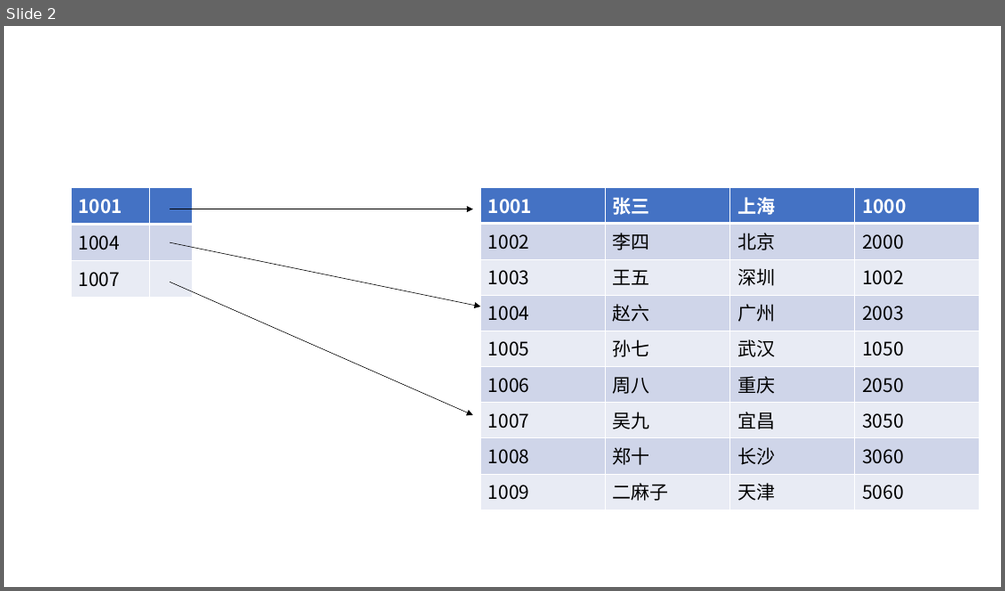
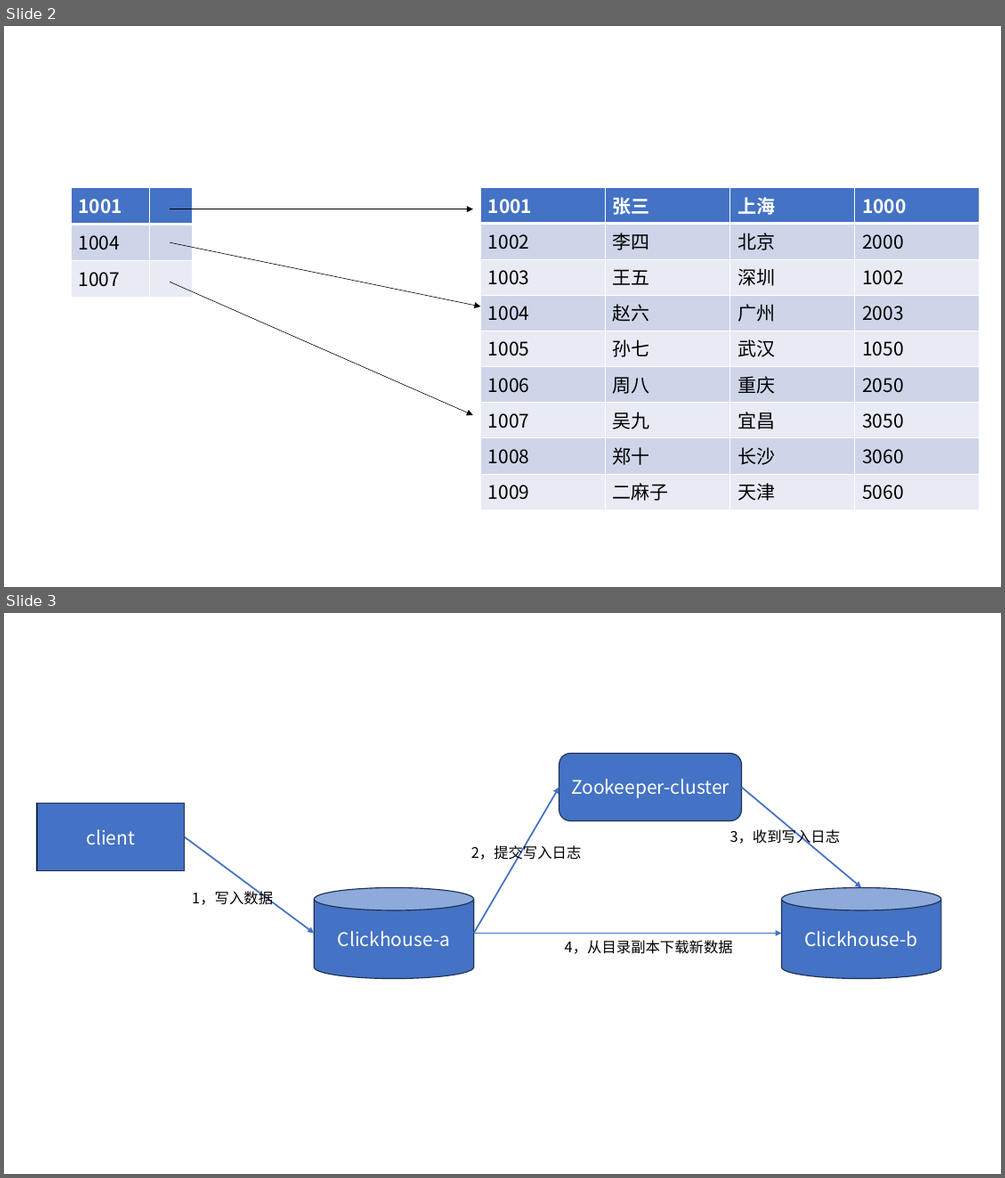
Before and after one commit to kkzfl22/learn-md, a slide deck: clickhouse/Clickhouse.pptx. Shown one above the other, each under a label of ours: slide 2 before the commit, slides 2 and 3 after it. The pictures are 1005x591 and 1005x1178 pixels, drawn with LibreOffice and Linux fonts; fonts in the diff are those of the drawing. Boxes give left, top, right and bottom in pixels: in the first picture for what was removed or moved away, otherwise in the second. Text is boxed around its words. In the diff, an @@ line names an element or a change of style, - is before the commit and + after.

Commit message:
进行副本的安装

```diff
--- a/clickhouse/Clickhouse.pptx
+++ b/clickhouse/Clickhouse.pptx
@@ slide 3 added at <box>4,613,1001,1174</box>, background #FFFFFF @@
@@ rounded rectangle added at <box>558,754,741,821</box>, fill #4472C4, outline #1E3256 1 pt, 18 pt, text #FFFFFF @@
+Zookeeper-cluster
@@ arrow added from (474, 933) to (558, 787), #4472C4 1.5 pt @@
@@ arrow added from (741, 787) to (862, 887), #4472C4 1.5 pt @@
@@ rectangle added at <box>37,803,185,870</box>, fill #4472C4, outline #1E3256 1 pt, 18 pt, text #FFFFFF @@
+client
@@ arrow added from (185, 837) to (315, 933), #4472C4 1.5 pt @@
@@ text added at <box>471,843,582,862</box>, 14 pt, text #000000 @@
+2，提交写入日志
@@ text added at <box>730,827,841,847</box>, 14 pt, text #000000 @@
+3，收到写入日志
@@ text added at <box>192,888,273,905</box>, 14 pt, text #000000 @@
+1，写入数据
@@ cylinder added at <box>315,887,474,979</box>, fill #4472C4, outline #1E3256 1 pt, 18 pt, text #FFFFFF @@
+Clickhouse-a
@@ cylinder added at <box>782,887,942,979</box>, fill #4472C4, outline #1E3256 1 pt, 18 pt, text #FFFFFF @@
+Clickhouse-b
@@ arrow added from (474, 933) to (782, 933), #4472C4 1.5 pt @@
@@ text added at <box>565,940,733,954</box>, 14 pt, text #000000 @@
+4，从目录副本下载新数据
```
Also in this commit, not shown: 2 other files.
